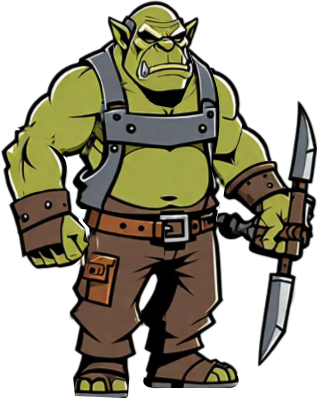
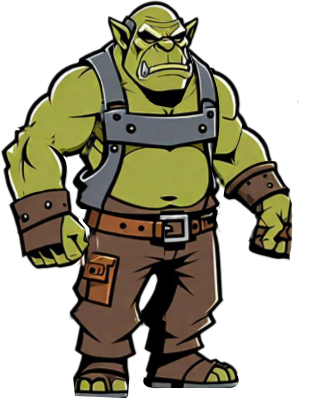
Layered file, before and after one edit (317x398). Changes by layer:
painted on "mao-esquerda" over [216, 100, 317, 368]
